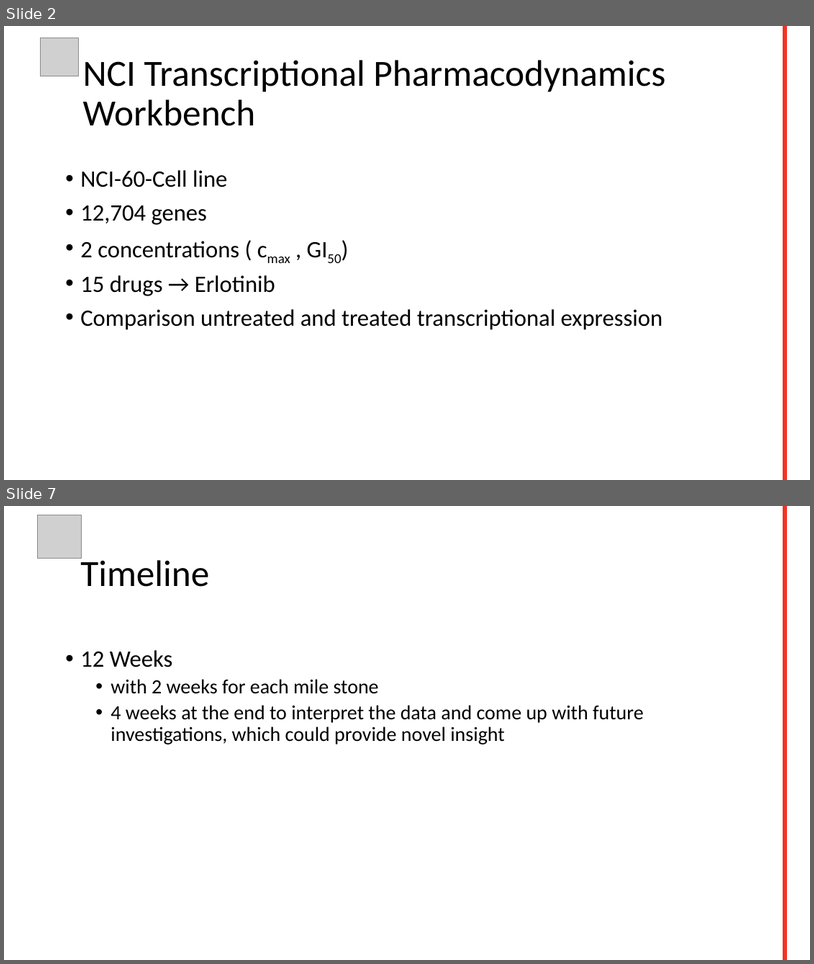
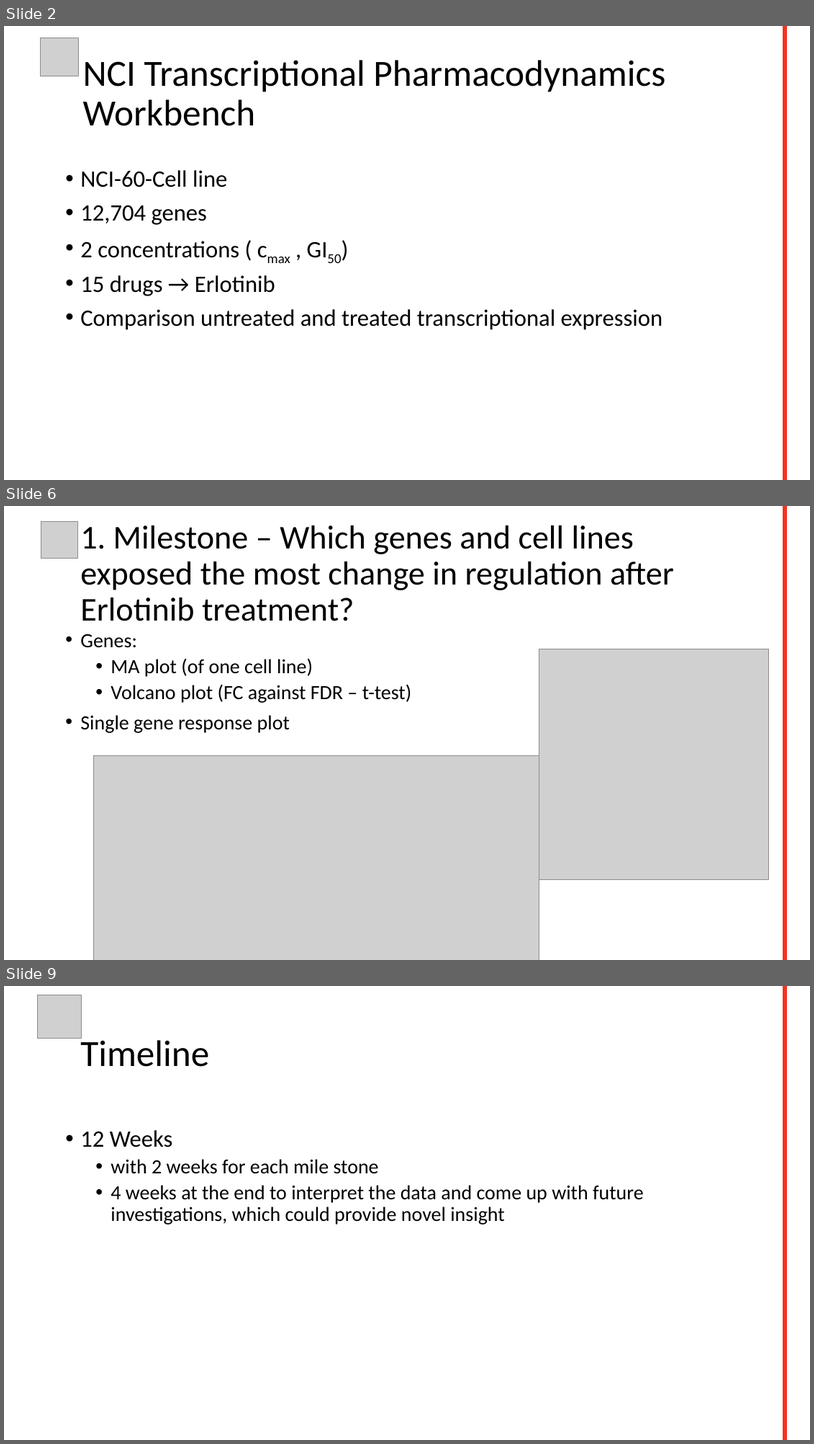
Before and after one commit to datascience-mobi/group-04-project-2-4, a slide deck: Project proposal.pptx. Shown one above the other, each under a label of ours: slides 2 and 7 before the commit, slides 2, 6 and 9 after it; the slides between them are not shown. The pictures are 814x964 and 814x1444 pixels, drawn with LibreOffice and Linux fonts; fonts in the diff are those of the drawing; grey boxes stand for pictures; background and template pictures are left out. Boxes give left, top, right and bottom in pixels: in the first picture for what was removed or moved away, otherwise in the second. Text is boxed around its words. In the diff, an @@ line names an element or a change of style, - is before the commit and + after.

Commit message:
Update milestones

```diff
--- a/Project proposal.pptx
+++ b/Project proposal.pptx
@@ slide 6 added at [4,506,810,960], background #FFFFFF; not listed: 1 template element that a slide beside it also shows @@
@@ picture added at [41,521,78,558] @@
@@ title added at [80,525,674,621], 39.6 pt, text #000000 @@
+1. Milestone – Which genes and cell lines exposed the most change in regulation after Erlotinib treatment?
@@ text added at [80,634,412,733], 24 pt, text #000000 @@
+• Genes:
+  • MA plot (of one cell line)
+  • Volcano plot (FC against FDR – t-test)
+• Single gene response plot
@@ picture added at [540,649,769,879] @@
@@ picture added at [93,755,540,960] @@
@@ what was slide 7 is now slide 9 @@
```
Also in this commit, not shown: 4 slides changed, 1 other slide added.
